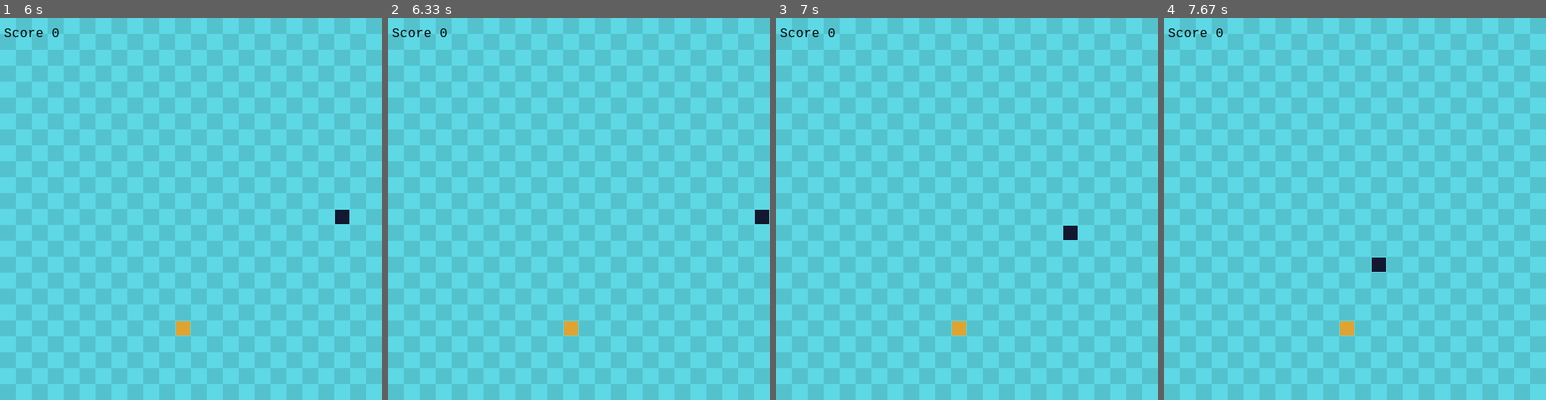
Above: before the commit, frames 1-4 (left to right).
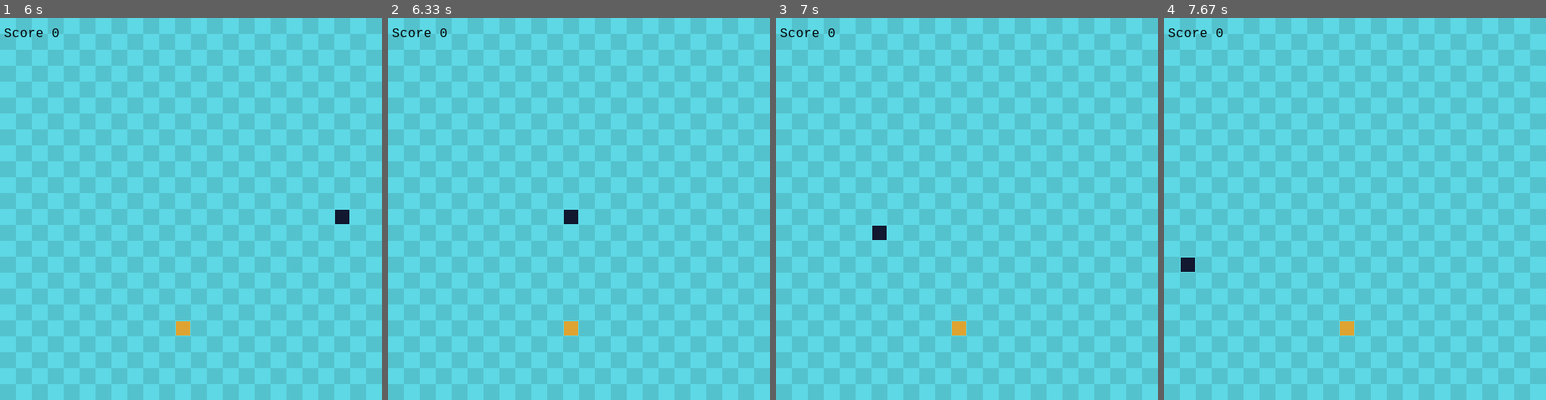
Above: after the commit, the same moments.

Repository: Dev91100/Automated_Snake_Game
Game: pygame game, started from pygame/OriginalSnakePygame.py
The game is run twice, just before and just after one commit, with the same random seed, the same clock (stepped at 60 frames per second) and the same inputs.
Inputs:
- Up to frame 1 (6 s): hold Right 0.33-0.8 s; hold Up 0.83-1.13 s; hold Right 1.17-1.63 s; hold Left 1.67-2.2 s; hold Down 2.23-2.53 s; hold Left 2.57-2.97 s; hold Up 3-3.37 s; hold Right 3.4-4.03 s; hold Down 4.07-4.43 s; hold Left 4.47-4.93 s; hold Right 4.97-5.43 s; hold Up 5.47-5.77 s; hold Right from 5.8 s (still down)
- Up to frame 2 (6.33 s): release Right at 6.27 s; hold Left from 6.3 s (still down)
- Up to frame 3 (7 s): release Left at 6.83 s; hold Down from 6.87 s (still down)
- Up to frame 4 (7.67 s): release Down at 7.17 s; hold Left 7.2-7.6 s; hold Up from 7.63 s (still down)

Frame 1 is identical in both runs. In frame 2, 0.3% of the frame differs, in the area x 46-100%, y 50-54%; in frame 3, 0.3%; in frame 4, 0.3%.

Commit message:
🔃Started working on pygame version
➕Added barriers
➕Merged some branches for simplicity

Diff:
--- a/pygame/OriginalSnakePygame.py
+++ b/pygame/OriginalSnakePygame.py
@@ -27,7 +27,18 @@
         cur = self.get_head_position()
         x,y = self.direction
         new = (((cur[0]+(x*gridsize))%screen_width), (cur[1]+(y*gridsize))%screen_height)
+        print(cur[0])
+
+        #When snake collides with itself
         if len(self.positions) > 2 and new in self.positions[2:]:
+            print(new)
+            self.reset()
+
+        # if (new[0] in self.positions == (screen_width - grid_width)) or (new[1] in self.positions == (screen_height - grid_height)):
+        #     print("touched barrier")
+
+        elif (cur[0] == (screen_width - gridsize) or (cur[0] == 0)) or (cur[1] == (screen_height - gridsize) or (cur[1] == 0)):
+            print("touched barrier")
             self.reset()
         else:
             self.positions.insert(0,new)
--- /dev/null
+++ b/tkinter/UploadedCodes/Agents Algorithm.txt
@@ -0,0 +1,17 @@
+Simple Reflex Algorithm:
+
+def simple_reflex_agent(percept):
+	state = get_state_from_percept(percept)                 => Random directions ✔
+	rule = match_rule(state, rules)
+	action = rule.Action
+	return action
+
+******************************************************************************************************
+
+Model-Based Reflex Agent:
+
+def model_based_reflex_agent(percept):
+	state = update_state(state, action, percept, model)     =>  Suggest a Direction ✔
+	rule = match_rule(state, rules)                         =>  Check the Direction ✔
+	action = rule.Action                                    =>  Move the snake ✔
+	return action                                           =>  update the previous direction ✔
--- /dev/null
+++ b/tkinter/UploadedCodes/SnakeModelBasedReflexAgent.py
@@ -0,0 +1,229 @@
+# ************************************
+# Python Snake(From Bro Code)
+# ************************************
+from tkinter import *
+import random
+import time
+
+GAME_WIDTH = 1300
+GAME_HEIGHT = 700
+SPEED = 50
+SPACE_SIZE = 5
+BODY_PARTS = 3
+SNAKE_COLOR = "#00FF00"
+FOOD_COLOR = "#FF0000"
+BACKGROUND_COLOR = "#000000"
+
+#Switch for automated random movement
+#automation_controls = "on" #on or off
+
+
+class Snake:
+
+    def __init__(self):
+        self.body_size = BODY_PARTS
+        self.coordinates = []
+        self.squares = []
+
+        for i in range(0, BODY_PARTS):
+            #Spawns the snake at (0,0)
+            # self.coordinates.append([0, 0])
+
+            #Spawns the snake at the center
+            self.coordinates.append([GAME_WIDTH / 2, GAME_HEIGHT / 2])
+
+        for x, y in self.coordinates:
+            square = canvas.create_rectangle(x, y, x + SPACE_SIZE, y + SPACE_SIZE, fill=SNAKE_COLOR, tag="snake")
+            self.squares.append(square)
+
+
+class Food:
+
+    def __init__(self):
+
+        x = random.randint(0, (GAME_WIDTH / SPACE_SIZE)-1) * SPACE_SIZE
+        y = random.randint(0, (GAME_HEIGHT / SPACE_SIZE) - 1) * SPACE_SIZE
+
+        self.coordinates = [x, y]
+
+        canvas.create_oval(x, y, x + SPACE_SIZE, y + SPACE_SIZE, fill=FOOD_COLOR, tag="food")
+
+
+def next_turn(snake, food):
+
+    snake_control(snake)
+
+    x, y = snake.coordinates[0]
+
+    if direction == "up":
+        y -= SPACE_SIZE
+    elif direction == "down":
+        y += SPACE_SIZE
+    elif direction == "left":
+        x -= SPACE_SIZE
+    elif direction == "right":
+        x += SPACE_SIZE
+
+    snake.coordinates.insert(0, (x, y))
+    square = canvas.create_rectangle(x, y, x + SPACE_SIZE, y + SPACE_SIZE, fill=SNAKE_COLOR)
+    snake.squares.insert(0, square)
+
+    if x == food.coordinates[0] and y == food.coordinates[1]:
+        global score
+
+        score += 1
+        label.config(text="Score:{}".format(score))
+        canvas.delete("food")
+        food = Food()
+
+    else:
+        del snake.coordinates[-1]
+        canvas.delete(snake.squares[-1])
+        del snake.squares[-1]
+
+    if check_collisions(snake):
+        game_over()
+
+    else:
+        window.after(SPEED, next_turn, snake, food)
+
+
+def change_direction(new_direction):
+
+    global direction
+    global previous_direction
+
+    #Collect Previous Direction Info Before It Changes To A New One
+    previous_direction = direction
+    # print("previous direction is " + previous_direction)
+
+    if new_direction == 'left':
+        if direction != 'right':
+            direction = new_direction
+    elif new_direction == 'right':
+        if direction != 'left':
+            direction = new_direction
+    elif new_direction == 'up':
+        if direction != 'down':
+            direction = new_direction
+    elif new_direction == 'down':
+        if direction != 'up':
+            direction = new_direction
+
+
+def check_collisions(snake):
+
+    x, y = snake.coordinates[0]
+
+    if x < 0 or x >= GAME_WIDTH:
+        return True
+    elif y < 0 or y >= GAME_HEIGHT:
+        return True
+    counter = 0
+    for body_part in snake.coordinates[1:]:
+        counter += 1
+        if x == body_part[0] and y == body_part[1]:
+            return True
+    return False
+
+
+def game_over():
+
+    canvas.delete(ALL)
+    canvas.create_text(canvas.winfo_width()/2, canvas.winfo_height()/2,
+                       font=('consolas',70), text="GAME OVER", fill="red", tag="gameover")
+
+
+def snake_control(snake):
+    collision_status = check_collisions(snake)
+    if (collision_status != True):
+        random_direction()
+
+
+proposed_direction = 'down'
+
+def propose_a_direction():
+    global proposed_direction
+
+    Random_No = random.randint(1, 4)
+    if Random_No == 1 and direction != 'right':
+        proposed_direction = 'left'
+    elif Random_No == 2 and direction != 'left':
+        proposed_direction = 'right'
+    elif Random_No == 3 and direction != 'down':
+        proposed_direction = 'up'
+    elif Random_No == 4 and direction != 'up':
+        proposed_direction = 'down'
+    else:
+        propose_a_direction()
+    return proposed_direction
+
+def same_as_previous_direction(past_direction):
+    xa = propose_a_direction()
+    # print("proposed direction while comparing is " + xa + " while previous direction is " + past_direction)
+    if past_direction == xa:
+        # print("comparison returned true")
+        return True
+    else:
+        # print("comparison returned false")
+        return False
+
+
+# Suggest a Direction ✔
+# Check the Direction ✔
+# Move the snake ✔
+# update the previous direction ✔
+
+previous_direction = 'down'
+
+def random_direction():
+    # global previous_direction
+
+    # print(same_as_previous_direction())
+    while (same_as_previous_direction(previous_direction) == True):
+
+        propose_a_direction()
+        # print("distinct new direction is")
+        # print(distinct_new_direction)
+
+    # print("proposed direction is " + proposed_direction)
+    change_direction(proposed_direction)
+    # print("changed direction to " + proposed_direction)
+
+window = Tk()
+window.title("Snake game")
+window.resizable(False, False)
+
+score = 0
+direction = 'down'
+
+label = Label(window, text="Score:{}".format(score), font=('consolas', 40))
+label.pack()
+
+canvas = Canvas(window, bg=BACKGROUND_COLOR, height=GAME_HEIGHT, width=GAME_WIDTH)
+canvas.pack()
+
+window.update()
+
+window_width = window.winfo_width()
+window_height = window.winfo_height()
+screen_width = window.winfo_screenwidth()
+screen_height = window.winfo_screenheight()
+
+x = int((screen_width/2) - (window_width/2))
+y = int((screen_height/2) - (window_height/2))
+
+window.geometry(f"{window_width}x{window_height}+{x}+{y}")
+
+
+# window.bind('<Left>', lambda event: change_direction('left'))
+# window.bind('<Right>', lambda event: change_direction('right'))
+# window.bind('<Up>', lambda event: change_direction('up'))
+# window.bind('<Down>', lambda event: change_direction('down'))
+
+snake = Snake()
+food = Food()
+
+next_turn(snake, food)
+
+window.mainloop()
--- /dev/null
+++ b/tkinter/UploadedCodes/SnakeSimpleReflexAgent.py
@@ -0,0 +1,206 @@
+# ************************************
+# Python Snake(From Bro Code)
+# ************************************
+from tkinter import *
+import random
+import time
+
+GAME_WIDTH = 1300
+GAME_HEIGHT = 700
+SPEED = 50
+SPACE_SIZE = 5
+BODY_PARTS = 3
+SNAKE_COLOR = "#00FF00"
+FOOD_COLOR = "#FF0000"
+BACKGROUND_COLOR = "#000000"
+
+#Switch for automated random movement
+automation_controls = "on" #on or off
+
+
+class Snake:
+
+    def __init__(self):
+        self.body_size = BODY_PARTS
+        self.coordinates = []
+        self.squares = []
+
+        for i in range(0, BODY_PARTS):
+            #Spawns the snake at (0,0)
+            # self.coordinates.append([0, 0])
+
+            #Spawns the snake at the center
+            self.coordinates.append([GAME_WIDTH / 2, GAME_HEIGHT / 2])
+
+        for x, y in self.coordinates:
+            square = canvas.create_rectangle(x, y, x + SPACE_SIZE, y + SPACE_SIZE, fill=SNAKE_COLOR, tag="snake")
+            self.squares.append(square)
+
+
+class Food:
+
+    def __init__(self):
+
+        x = random.randint(0, (GAME_WIDTH / SPACE_SIZE)-1) * SPACE_SIZE
+        y = random.randint(0, (GAME_HEIGHT / SPACE_SIZE) - 1) * SPACE_SIZE
+
+        self.coordinates = [x, y]
+
+        canvas.create_oval(x, y, x + SPACE_SIZE, y + SPACE_SIZE, fill=FOOD_COLOR, tag="food")
+
+
+def next_turn(snake, food):
+
+    automation_control(snake)
+
+    x, y = snake.coordinates[0]
+
+    # random_direction_duration = time.time() + 3
+    # while time.time() < random_direction_duration:
+    if direction == "up":
+        y -= SPACE_SIZE
+    elif direction == "down":
+        y += SPACE_SIZE
+    elif direction == "left":
+        x -= SPACE_SIZE
+    elif direction == "right":
+        x += SPACE_SIZE
+
+    snake.coordinates.insert(0, (x, y))
+    square = canvas.create_rectangle(x, y, x + SPACE_SIZE, y + SPACE_SIZE, fill=SNAKE_COLOR)
+    snake.squares.insert(0, square)
+
+    if x == food.coordinates[0] and y == food.coordinates[1]:
+        global score
+
+        score += 1
+        label.config(text="Score:{}".format(score))
+        canvas.delete("food")
+        food = Food()
+
+    else:
+        del snake.coordinates[-1]
+        canvas.delete(snake.squares[-1])
+        del snake.squares[-1]
+
+    if check_collisions(snake):
+        game_over()
+
+    else:
+        window.after(SPEED, next_turn, snake, food)
+
+
+def change_direction(new_direction):
+
+    global direction
+
+    if new_direction == 'left':
+        if direction != 'right':
+            direction = new_direction
+    elif new_direction == 'right':
+        if direction != 'left':
+            direction = new_direction
+    elif new_direction == 'up':
+        if direction != 'down':
+            direction = new_direction
+    elif new_direction == 'down':
+        if direction != 'up':
+            direction = new_direction
+
+
+def check_collisions(snake):
+
+    x, y = snake.coordinates[0]
+
+    if x < 0 or x >= GAME_WIDTH:
+        return True
+    elif y < 0 or y >= GAME_HEIGHT:
+        return True
+    counter = 0
+    for body_part in snake.coordinates[1:]:
+        counter += 1
+        if x == body_part[0] and y == body_part[1]:
+            return True
+    return False
+
+
+def game_over():
+
+    canvas.delete(ALL)
+    canvas.create_text(canvas.winfo_width()/2, canvas.winfo_height()/2,
+                       font=('consolas',70), text="GAME OVER", fill="red", tag="gameover")
+
+
+def automation_control(snake):
+
+    if automation_controls == "off":
+        window.bind('<Left>', lambda event: change_direction('left'))
+        window.bind('<Right>', lambda event: change_direction('right'))
+        window.bind('<Up>', lambda event: change_direction('up'))
+        window.bind('<Down>', lambda event: change_direction('down'))
+        return True
+
+    elif automation_controls == "on":
+        collision_status = check_collisions(snake)
+        if (collision_status != True):
+            Random_No_Of_Squares = random.randint(1, 20)
+            random_direction(Random_No_Of_Squares)
+
+square_duration_count = 0
+
+def random_direction(duration_in_squares):
+    global square_duration_count
+    if square_duration_count <= duration_in_squares:
+        square_duration_count += 1
+        # print(square_duration_count)
+    else:
+        Random_No = random.randint(1, 4)
+        square_duration_count = 0
+        if Random_No == 1:
+            change_direction('left')
+        elif Random_No == 2:
+            change_direction('right')
+        elif Random_No == 3:
+            change_direction('up')
+        elif Random_No == 4:
+            change_direction('down')
+
+window = Tk()
+window.title("Snake game")
+window.resizable(False, False)
+
+score = 0
+direction = 'down'
+
+label = Label(window, text="Score:{}".format(score), font=('consolas', 40))
+label.pack()
+
+canvas = Canvas(window, bg=BACKGROUND_COLOR, height=GAME_HEIGHT, width=GAME_WIDTH)
+canvas.pack()
+
+window.update()
+
+window_width = window.winfo_width()
+window_height = window.winfo_height()
+screen_width = window.winfo_screenwidth()
+screen_height = window.winfo_screenheight()
+
+x = int((screen_width/2) - (window_width/2))
+y = int((screen_height/2) - (window_height/2))
+
+window.geometry(f"{window_width}x{window_height}+{x}+{y}")
+
+
+# window.bind('<Left>', lambda event: change_direction('left'))
+# window.bind('<Right>', lambda event: change_direction('right'))
+# window.bind('<Up>', lambda event: change_direction('up'))
+# window.bind('<Down>', lambda event: change_direction('down'))
+
+snake = Snake()
+food = Food()
+
+# automation_control(snake)
+
+next_turn(snake, food)
+
+window.mainloop()
